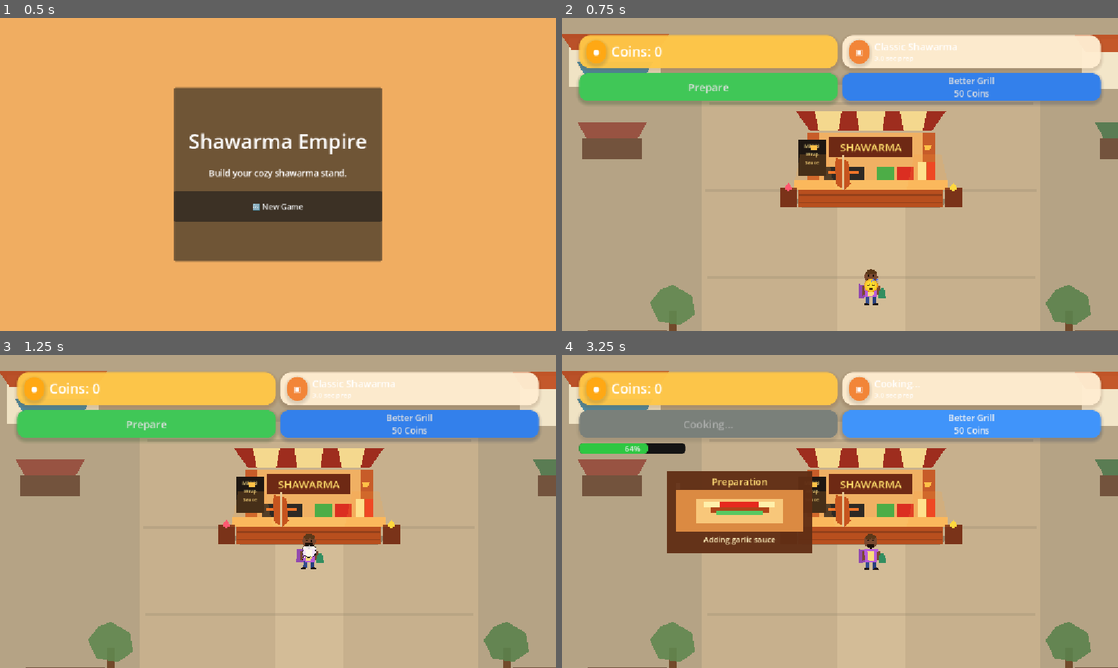
Above: before the commit, frames 1-4 (two rows, left to right).
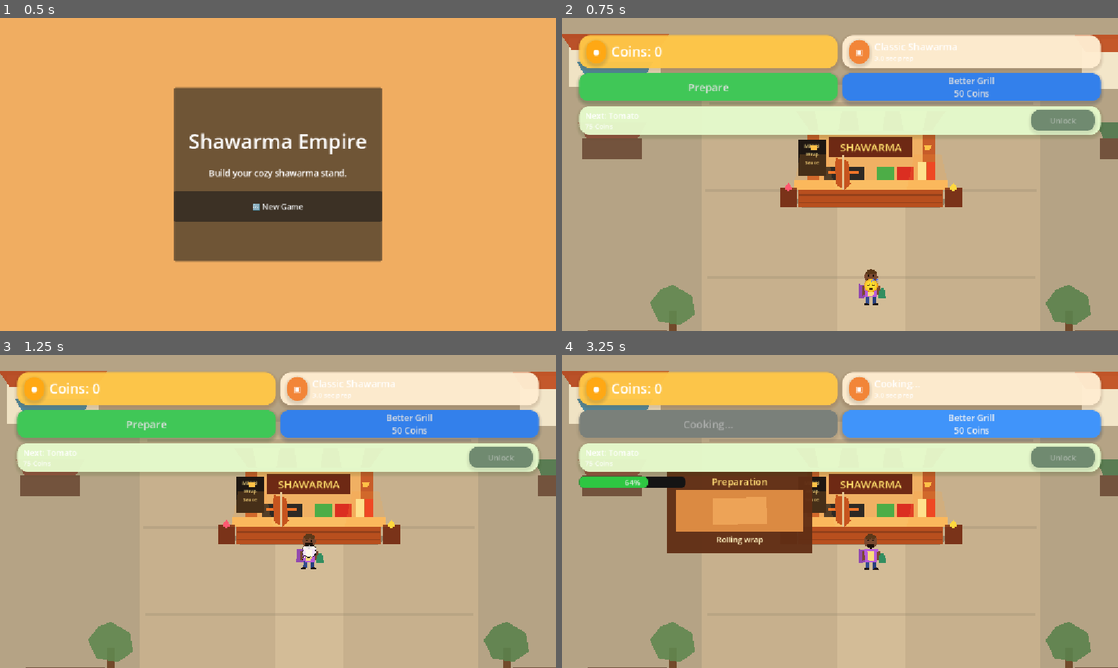
Above: after the commit, the same moments.

Repository: pyto159/ShawarmaEmpire
Game: Godot game, scene res://Scenes/MainMenu.tscn
Two runs of this game, one before a commit and one after it. Both use one fixed random seed, a clock stepped at 60 frames per second and the inputs below.
Inputs:
- Up to frame 1 (0.5 s): no input
- Up to frame 2 (0.75 s): click "🆕 New Game" at 0.5 s
- Up to frame 3 (1.25 s): no input
- Up to frame 4 (3.25 s): click "Prepare" at 1.25 s; click "Better Grill 50 Coins" at 2 s; click "Better Grill 50 Coins" at 2.75 s

Frame 1 is identical in both runs. In frame 2, 9.0% of the frame differs, in the area x 3-97%, y 28-39%; in frame 3, 9.0%; in frame 4, 11%, in the area x 3-97%, y 28-61%.
Error in both runs: Cannot call method 'add_theme_stylebox_override' on a null value. (res://Scenes/MainMenu.gd:23)

Commit message:
Add ingredient progression unlocks

Diff:
--- a/shawarma-empire/Managers/GameManager.gd
+++ b/shawarma-empire/Managers/GameManager.gd
@@ -15,11 +15,6 @@
 const SAVE_KEY_UNLOCKED_INGREDIENTS: String = "unlocked_ingredients"
 const SAVE_KEY_GAME_VERSION: String = "game_version"
 const GAME_VERSION: String = "0.8.0"
-const DEFAULT_UNLOCKED_RECIPE_PATHS: Array[String] = [
-	"res://Resources/Recipes/ClassicShawarma.tres",
-	"res://Resources/Recipes/SpicyShawarma.tres",
-	"res://Resources/Recipes/CheeseShawarma.tres",
-]
 const GRILL_LEVEL_DATA: Dictionary = {
 	1: {"display_name": "Basic Grill", "cost": 0, "cooking_speed_multiplier": 1.0},
 	2: {"display_name": "Better Grill", "cost": 50, "cooking_speed_multiplier": 0.90},
@@ -32,15 +27,12 @@
 var purchased_upgrade_ids: Array[StringName] = []
 var grill_level: int = DEFAULT_GRILL_LEVEL
 var cooking_speed_multiplier: float = DEFAULT_COOKING_SPEED_MULTIPLIER
-var unlocked_recipe_paths: Array[String] = DEFAULT_UNLOCKED_RECIPE_PATHS.duplicate()
-var unlocked_ingredient_ids: Array[String] = []
 
 
 func initialize_new_game() -> void:
 	set_currency(STARTING_COINS, STARTING_GEMS)
 	purchased_upgrade_ids.clear()
-	unlocked_recipe_paths = DEFAULT_UNLOCKED_RECIPE_PATHS.duplicate()
-	unlocked_ingredient_ids.clear()
+	IngredientManager.reset_to_defaults()
 	set_grill_level(DEFAULT_GRILL_LEVEL)
 	recipes_changed.emit()
 
@@ -139,8 +131,8 @@
 		"gems": gems,
 		SAVE_KEY_GRILL_LEVEL: grill_level,
 		SAVE_KEY_PURCHASED_UPGRADES: _get_purchased_upgrade_save_ids(),
-		SAVE_KEY_UNLOCKED_RECIPES: unlocked_recipe_paths.duplicate(),
-		SAVE_KEY_UNLOCKED_INGREDIENTS: unlocked_ingredient_ids.duplicate(),
+		SAVE_KEY_UNLOCKED_RECIPES: _get_available_recipe_save_paths(),
+		SAVE_KEY_UNLOCKED_INGREDIENTS: IngredientManager.get_unlocked_ingredient_ids(),
 		SAVE_KEY_GAME_VERSION: GAME_VERSION,
 	}
 
@@ -150,8 +142,7 @@
 	var saved_gems: int = int(save_data.get("gems", STARTING_GEMS))
 	set_currency(saved_coins, saved_gems)
 	_apply_purchased_upgrade_save_ids(save_data.get(SAVE_KEY_PURCHASED_UPGRADES, []))
-	_apply_unlocked_recipe_paths(save_data.get(SAVE_KEY_UNLOCKED_RECIPES, DEFAULT_UNLOCKED_RECIPE_PATHS))
-	_apply_unlocked_ingredient_ids(save_data.get(SAVE_KEY_UNLOCKED_INGREDIENTS, []))
+	IngredientManager.apply_unlocked_ingredient_ids(save_data.get(SAVE_KEY_UNLOCKED_INGREDIENTS, []))
 	_apply_grill_level_save_data(save_data)
 
 
@@ -197,50 +188,20 @@
 	return GRILL_LEVEL_DATA.get(clampi(level, DEFAULT_GRILL_LEVEL, MAX_GRILL_LEVEL), {})
 
 
-func unlock_recipe(recipe_path: String) -> bool:
-	if recipe_path.is_empty() or unlocked_recipe_paths.has(recipe_path):
-		return false
-
-	unlocked_recipe_paths.append(recipe_path)
-	recipes_changed.emit()
-	SaveManager.queue_save_game()
-	return true
+func unlock_recipe(_recipe_path: String) -> bool:
+	return false
 
 
 func get_unlocked_recipes() -> Array[Recipe]:
-	var recipes: Array[Recipe] = []
-	for recipe_path: String in unlocked_recipe_paths:
-		var recipe: Resource = load(recipe_path)
-		if recipe is Recipe:
-			recipes.append(recipe as Recipe)
-
-	return recipes
-
-
-func _apply_unlocked_recipe_paths(saved_recipe_paths: Variant) -> void:
-	unlocked_recipe_paths.clear()
-	if saved_recipe_paths is Array:
-		for saved_recipe_path: Variant in saved_recipe_paths:
-			var recipe_path: String = str(saved_recipe_path)
-			if recipe_path.is_empty() or unlocked_recipe_paths.has(recipe_path):
-				continue
-
-			unlocked_recipe_paths.append(recipe_path)
-
-	if unlocked_recipe_paths.is_empty():
-		unlocked_recipe_paths = DEFAULT_UNLOCKED_RECIPE_PATHS.duplicate()
-
-	recipes_changed.emit()
-
-
-func _apply_unlocked_ingredient_ids(saved_ingredient_ids: Variant) -> void:
-	unlocked_ingredient_ids.clear()
-	if not saved_ingredient_ids is Array:
-		return
-
-	for saved_ingredient_id: Variant in saved_ingredient_ids:
-		var ingredient_id: String = str(saved_ingredient_id)
-		if ingredient_id.is_empty() or unlocked_ingredient_ids.has(ingredient_id):
+	return IngredientManager.get_available_recipes()
+
+
+func _get_available_recipe_save_paths() -> Array[String]:
+	var recipe_paths: Array[String] = []
+	for recipe: Recipe in get_unlocked_recipes():
+		if recipe.resource_path.is_empty():
 			continue
 
-		unlocked_ingredient_ids.append(ingredient_id)
+		recipe_paths.append(recipe.resource_path)
+
+	return recipe_paths
--- /dev/null
+++ b/shawarma-empire/Managers/IngredientManager.gd
@@ -0,0 +1,138 @@
+extends Node
+
+signal ingredient_unlocked(ingredient_id: String)
+signal ingredients_changed
+
+const INGREDIENT_ID_LAVASH: String = "lavash"
+const INGREDIENT_ID_CHICKEN: String = "chicken"
+const INGREDIENT_ID_GARLIC_SAUCE: String = "garlic_sauce"
+const INGREDIENT_ID_TOMATO: String = "tomato"
+const INGREDIENT_ID_CUCUMBER: String = "cucumber"
+const INGREDIENT_ID_JALAPENO: String = "jalapeno"
+const INGREDIENT_ID_SPICY_SAUCE: String = "spicy_sauce"
+const INGREDIENT_ID_CHEESE: String = "cheese"
+const CLASSIC_SHAWARMA_PATH: String = "res://Resources/Recipes/ClassicShawarma.tres"
+const SPICY_SHAWARMA_PATH: String = "res://Resources/Recipes/SpicyShawarma.tres"
+const CHEESE_SHAWARMA_PATH: String = "res://Resources/Recipes/CheeseShawarma.tres"
+const DEFAULT_UNLOCKED_INGREDIENT_IDS: Array[String] = [
+	INGREDIENT_ID_LAVASH,
+	INGREDIENT_ID_CHICKEN,
+	INGREDIENT_ID_GARLIC_SAUCE,
+]
+const INGREDIENT_DEFINITIONS: Dictionary = {
+	INGREDIENT_ID_LAVASH: {"display_name": "Lavash", "cost": 0},
+	INGREDIENT_ID_CHICKEN: {"display_name": "Chicken", "cost": 0},
+	INGREDIENT_ID_GARLIC_SAUCE: {"display_name": "Garlic Sauce", "cost": 0},
+	INGREDIENT_ID_TOMATO: {"display_name": "Tomato", "cost": 75},
+	INGREDIENT_ID_CUCUMBER: {"display_name": "Cucumber", "cost": 100},
+	INGREDIENT_ID_JALAPENO: {"display_name": "Jalapeño", "cost": 150},
+	INGREDIENT_ID_SPICY_SAUCE: {"display_name": "Spicy Sauce", "cost": 200},
+	INGREDIENT_ID_CHEESE: {"display_name": "Cheese", "cost": 300},
+}
+const INGREDIENT_UNLOCK_ORDER: Array[String] = [
+	INGREDIENT_ID_TOMATO,
+	INGREDIENT_ID_CUCUMBER,
+	INGREDIENT_ID_JALAPENO,
+	INGREDIENT_ID_SPICY_SAUCE,
+	INGREDIENT_ID_CHEESE,
+]
+const RECIPE_PATHS: Array[String] = [
+	CLASSIC_SHAWARMA_PATH,
+	SPICY_SHAWARMA_PATH,
+	CHEESE_SHAWARMA_PATH,
+]
+
+var unlocked_ingredient_ids: Array[String] = DEFAULT_UNLOCKED_INGREDIENT_IDS.duplicate()
+
+
+func reset_to_defaults() -> void:
+	unlocked_ingredient_ids = DEFAULT_UNLOCKED_INGREDIENT_IDS.duplicate()
+	ingredients_changed.emit()
+
+
+func is_unlocked(ingredient_id: String) -> bool:
+	return unlocked_ingredient_ids.has(ingredient_id)
+
+
+func can_unlock(ingredient_id: String) -> bool:
+	return _has_ingredient_definition(ingredient_id) and not is_unlocked(ingredient_id) and GameManager.coins >= get_unlock_cost(ingredient_id)
+
+
+func unlock_ingredient(ingredient_id: String) -> bool:
+	if not can_unlock(ingredient_id):
+		return false
+
+	if not GameManager.spend_coins(get_unlock_cost(ingredient_id)):
+		return false
+
+	unlocked_ingredient_ids.append(ingredient_id)
+	ingredient_unlocked.emit(ingredient_id)
+	ingredients_changed.emit()
+	GameManager.recipes_changed.emit()
+	SaveManager.queue_save_game()
+	return true
+
+
+func apply_unlocked_ingredient_ids(saved_ingredient_ids: Variant) -> void:
+	unlocked_ingredient_ids.clear()
+	for default_ingredient_id: String in DEFAULT_UNLOCKED_INGREDIENT_IDS:
+		unlocked_ingredient_ids.append(default_ingredient_id)
+
+	if saved_ingredient_ids is Array:
+		for saved_ingredient_id: Variant in saved_ingredient_ids:
+			var ingredient_id: String = str(saved_ingredient_id)
+			if not _has_ingredient_definition(ingredient_id) or unlocked_ingredient_ids.has(ingredient_id):
+				continue
+
+			unlocked_ingredient_ids.append(ingredient_id)
+
+	ingredients_changed.emit()
+	GameManager.recipes_changed.emit()
+
+
+func get_unlocked_ingredient_ids() -> Array[String]:
+	return unlocked_ingredient_ids.duplicate()
+
+
+func get_next_locked_ingredient_id() -> String:
+	for ingredient_id: String in INGREDIENT_UNLOCK_ORDER:
+		if not is_unlocked(ingredient_id):
+			return ingredient_id
+
+	return ""
+
+
+func get_display_name(ingredient_id: String) -> String:
+	var ingredient_data: Dictionary = _get_ingredient_data(ingredient_id)
+	return str(ingredient_data.get("display_name", ingredient_id.capitalize()))
+
+
+func get_unlock_cost(ingredient_id: String) -> int:
+	var ingredient_data: Dictionary = _get_ingredient_data(ingredient_id)
+	return int(ingredient_data.get("cost", 0))
+
+
+func get_available_recipes() -> Array[Recipe]:
+	var available_recipes: Array[Recipe] = []
+	for recipe_path: String in RECIPE_PATHS:
+		var recipe: Resource = load(recipe_path)
+		if recipe is Recipe and _is_recipe_available(recipe as Recipe):
+			available_recipes.append(recipe as Recipe)
+
+	return available_recipes
+
+
+func _is_recipe_available(recipe: Recipe) -> bool:
+	for ingredient: Ingredient in recipe.required_ingredients:
+		if ingredient == null or not is_unlocked(ingredient.id):
+			return false
+
+	return true
+
+
+func _has_ingredient_definition(ingredient_id: String) -> bool:
+	return INGREDIENT_DEFINITIONS.has(ingredient_id)
+
+
+func _get_ingredient_data(ingredient_id: String) -> Dictionary:
+	return INGREDIENT_DEFINITIONS.get(ingredient_id, {})
--- a/shawarma-empire/Resources/Ingredients/Cheese.tres
+++ b/shawarma-empire/Resources/Ingredients/Cheese.tres
@@ -4,5 +4,6 @@
 
 [resource]
 script = ExtResource("1_ingredient")
+id = "cheese"
 display_name = "Cheese"
 unlock_level = 1
--- a/shawarma-empire/Resources/Ingredients/Chicken.tres
+++ b/shawarma-empire/Resources/Ingredients/Chicken.tres
@@ -4,5 +4,6 @@
 
 [resource]
 script = ExtResource("1_ingredient")
+id = "chicken"
 display_name = "Chicken"
 unlock_level = 1
--- a/shawarma-empire/Resources/Ingredients/Cucumber.tres
+++ b/shawarma-empire/Resources/Ingredients/Cucumber.tres
@@ -4,5 +4,6 @@
 
 [resource]
 script = ExtResource("1_ingredient")
+id = "cucumber"
 display_name = "Cucumber"
 unlock_level = 1
--- a/shawarma-empire/Resources/Ingredients/GarlicSauce.tres
+++ b/shawarma-empire/Resources/Ingredients/GarlicSauce.tres
@@ -4,5 +4,6 @@
 
 [resource]
 script = ExtResource("1_ingredient")
+id = "garlic_sauce"
 display_name = "Garlic Sauce"
 unlock_level = 1
--- a/shawarma-empire/Resources/Ingredients/Jalapeno.tres
+++ b/shawarma-empire/Resources/Ingredients/Jalapeno.tres
@@ -4,5 +4,6 @@
 
 [resource]
 script = ExtResource("1_ingredient")
+id = "jalapeno"
 display_name = "Jalapeño"
 unlock_level = 1
--- a/shawarma-empire/Resources/Ingredients/Lavash.tres
+++ b/shawarma-empire/Resources/Ingredients/Lavash.tres
@@ -4,5 +4,6 @@
 
 [resource]
 script = ExtResource("1_ingredient")
+id = "lavash"
 display_name = "Lavash"
 unlock_level = 1
--- a/shawarma-empire/Resources/Ingredients/SpicySauce.tres
+++ b/shawarma-empire/Resources/Ingredients/SpicySauce.tres
@@ -4,5 +4,6 @@
 
 [resource]
 script = ExtResource("1_ingredient")
+id = "spicy_sauce"
 display_name = "Spicy Sauce"
 unlock_level = 1
--- a/shawarma-empire/Resources/Ingredients/Tomato.tres
+++ b/shawarma-empire/Resources/Ingredients/Tomato.tres
@@ -4,5 +4,6 @@
 
 [resource]
 script = ExtResource("1_ingredient")
+id = "tomato"
 display_name = "Tomato"
 unlock_level = 1
--- a/shawarma-empire/Resources/Recipes/ClassicShawarma.tres
+++ b/shawarma-empire/Resources/Recipes/ClassicShawarma.tres
@@ -1,15 +1,13 @@
-[gd_resource type="Resource" script_class="Recipe" load_steps=7 format=3]
+[gd_resource type="Resource" script_class="Recipe" load_steps=5 format=3]
 
 [ext_resource type="Script" path="res://Scripts/Recipes/Recipe.gd" id="1_recipe"]
 [ext_resource type="Resource" path="res://Resources/Ingredients/Lavash.tres" id="2_lavash"]
 [ext_resource type="Resource" path="res://Resources/Ingredients/Chicken.tres" id="3_chicken"]
-[ext_resource type="Resource" path="res://Resources/Ingredients/Tomato.tres" id="4_tomato"]
-[ext_resource type="Resource" path="res://Resources/Ingredients/Cucumber.tres" id="5_cucumber"]
-[ext_resource type="Resource" path="res://Resources/Ingredients/GarlicSauce.tres" id="6_garlic_sauce"]
+[ext_resource type="Resource" path="res://Resources/Ingredients/GarlicSauce.tres" id="4_garlic_sauce"]
 
 [resource]
 script = ExtResource("1_recipe")
 display_name = "Classic Shawarma"
 base_price = 15
 preparation_time = 3.0
-required_ingredients = Array[Resource]([ExtResource("2_lavash"), ExtResource("3_chicken"), ExtResource("4_tomato"), ExtResource("5_cucumber"), ExtResource("6_garlic_sauce")])
+required_ingredients = Array[Resource]([ExtResource("2_lavash"), ExtResource("3_chicken"), ExtResource("4_garlic_sauce")])
--- a/shawarma-empire/Scenes/UI/GameHUD.tscn
+++ b/shawarma-empire/Scenes/UI/GameHUD.tscn
@@ -11,7 +11,7 @@
 offset_left = 18.0
 offset_top = 18.0
 offset_right = -18.0
-offset_bottom = 176.0
+offset_bottom = 246.0
 script = ExtResource("1_game_hud")
 
 [node name="Content" type="VBoxContainer" parent="."]
@@ -135,6 +135,48 @@
 size_flags_horizontal = 3
 text = "Better Grill\n50 Coins"
 
+[node name="IngredientPanel" type="PanelContainer" parent="Content"]
+mouse_filter = 2
+unique_name_in_owner = true
+custom_minimum_size = Vector2(0, 58)
+layout_mode = 2
+
+[node name="IngredientMargin" type="MarginContainer" parent="Content/IngredientPanel"]
+mouse_filter = 2
+layout_mode = 2
+theme_override_constants/margin_left = 12
+theme_override_constants/margin_top = 8
+theme_override_constants/margin_right = 12
+theme_override_constants/margin_bottom = 8
+
+[node name="IngredientRow" type="HBoxContainer" parent="Content/IngredientPanel/IngredientMargin"]
+layout_mode = 2
+theme_override_constants/separation = 10
+
+[node name="IngredientText" type="VBoxContainer" parent="Content/IngredientPanel/IngredientMargin/IngredientRow"]
+mouse_filter = 2
+layout_mode = 2
+size_flags_horizontal = 3
+theme_override_constants/separation = 0
+
+[node name="IngredientLabel" type="Label" parent="Content/IngredientPanel/IngredientMargin/IngredientRow/IngredientText"]
+mouse_filter = 2
+unique_name_in_owner = true
+layout_mode = 2
+text = "Next Ingredient"
+
+[node name="IngredientCostLabel" type="Label" parent="Content/IngredientPanel/IngredientMargin/IngredientRow/IngredientText"]
+mouse_filter = 2
+unique_name_in_owner = true
+layout_mode = 2
+text = "75 Coins"
+
+[node name="IngredientUnlockButton" type="Button" parent="Content/IngredientPanel/IngredientMargin/IngredientRow"]
+unique_name_in_owner = true
+custom_minimum_size = Vector2(132, 42)
+layout_mode = 2
+text = "Unlock"
+
 [node name="CookingProgressBar" parent="Content" instance=ExtResource("2_cooking_progress_bar")]
 unique_name_in_owner = true
 layout_mode = 2
--- a/shawarma-empire/Scripts/Recipes/Ingredient.gd
+++ b/shawarma-empire/Scripts/Recipes/Ingredient.gd
@@ -3,6 +3,7 @@
 
 const DEFAULT_UNLOCK_LEVEL: int = 1
 
+@export var id: String = ""
 @export var display_name: String = ""
 @export var icon: Texture2D
 @export var unlock_level: int = DEFAULT_UNLOCK_LEVEL
--- a/shawarma-empire/Scripts/UI/GameHUD.gd
+++ b/shawarma-empire/Scripts/UI/GameHUD.gd
@@ -20,6 +20,8 @@
 const BUTTON_PRESSED_SCALE: Vector2 = Vector2(0.97, 0.97)
 const BUTTON_NORMAL_SCALE: Vector2 = Vector2.ONE
 const BUTTON_ANIMATION_SECONDS: float = 0.08
+const ALL_INGREDIENTS_UNLOCKED_TEXT: String = "All ingredients unlocked"
+const NEXT_INGREDIENT_PREFIX: String = "Next: "
 
 @export var cooking_stand_path: NodePath
 @export var active_customer_path: NodePath
@@ -32,6 +34,10 @@
 @onready var order_time_label: Label = %OrderTimeLabel
 @onready var prepare_button: Button = %PrepareButton
 @onready var upgrade_button: Button = %UpgradeButton
+@onready var ingredient_panel: PanelContainer = %IngredientPanel
+@onready var ingredient_label: Label = %IngredientLabel
+@onready var ingredient_cost_label: Label = %IngredientCostLabel
+@onready var ingredient_unlock_button: Button = %IngredientUnlockButton
 @onready var coin_feedback_label: Label = %CoinFeedbackLabel
 @onready var coin_feedback_timer: Timer = %CoinFeedbackTimer
 @onready var cooking_progress_bar: CookingProgressBar = %CookingProgressBar
@@ -47,9 +53,11 @@
 	prepare_button.button_down.connect(_on_prepare_button_down)
 	prepare_button.button_up.connect(_on_prepare_button_up)
 	upgrade_button.pressed.connect(_on_upgrade_button_pressed)
+	ingredient_unlock_button.pressed.connect(_on_ingredient_unlock_button_pressed)
 	coin_feedback_timer.timeout.connect(_on_coin_feedback_timer_timeout)
 	GameManager.currency_changed.connect(_on_currency_changed)
 	GameManager.upgrades_changed.connect(_on_upgrades_changed)
+	IngredientManager.ingredients_changed.connect(_on_ingredients_changed)
 	_resolve_configured_nodes()
 	_connect_cooking_stand_signals()
 	cooking_progress_bar.set_cooking_stand(_cooking_stand)
@@ -63,6 +71,8 @@
 		GameManager.currency_changed.disconnect(_on_currency_changed)
 	if GameManager.upgrades_changed.is_connected(_on_upgrades_changed):
 		GameManager.upgrades_changed.disconnect(_on_upgrades_changed)
+	if IngredientManager.ingredients_changed.is_connected(_on_ingredients_changed):
+		IngredientManager.ingredients_changed.disconnect(_on_ingredients_changed)
 
 
 func set_active_customer(customer: Customer) -> void:
@@ -96,11 +106,19 @@
 	upgrade_button.add_theme_stylebox_override("hover", _create_button_style(Color(0.25, 0.58, 0.98, 1.0), Color(0.04, 0.12, 0.28, 0.22)))
 	upgrade_button.add_theme_stylebox_override("pressed", _create_button_style(Color(0.13, 0.36, 0.72, 1.0), Color(0.02, 0.07, 0.18, 0.16)))
 	upgrade_button.add_theme_stylebox_override("disabled", _create_button_style(Color(0.36, 0.46, 0.58, 1.0), Color(0.08, 0.10, 0.12, 0.10)))
+	ingredient_panel.add_theme_stylebox_override("panel", _create_panel_style(Color(0.90, 0.98, 0.80, 0.96), Color(0.15, 0.28, 0.06, 0.16)))
+	ingredient_unlock_button.add_theme_stylebox_override("normal", _create_button_style(Color(0.22, 0.68, 0.38, 1.0), Color(0.04, 0.16, 0.08, 0.22)))
+	ingredient_unlock_button.add_theme_stylebox_override("hover", _create_button_style(Color(0.28, 0.76, 0.44, 1.0), Color(0.04, 0.16, 0.08, 0.22)))
+	ingredient_unlock_button.add_theme_stylebox_override("pressed", _create_button_style(Color(0.16, 0.50, 0.28, 1.0), Color(0.02, 0.08, 0.04, 0.16)))
+	ingredient_unlock_button.add_theme_stylebox_override("disabled", _create_button_style(Color(0.44, 0.54, 0.44, 1.0), Color(0.08, 0.10, 0.08, 0.10)))
 	coins_label.add_theme_font_size_override("font_size", 28)
 	order_label.add_theme_font_size_override("font_size", 20)
 	order_time_label.add_theme_font_size_override("font_size", 14)
 	prepare_button.add_theme_font_size_override("font_size", 22)
 	upgrade_button.add_theme_font_size_override("font_size", 18)
+	ingredient_label.add_theme_font_size_override("font_size", 17)
+	ingredient_cost_label.add_theme_font_size_override("font_size", 14)
+	ingredient_unlock_button.add_theme_font_size_override("font_size", 16)
 
 
 func _create_panel_style(color: Color, shadow_color: Color) -> StyleBoxFlat:
@@ -192,6 +210,7 @@
 	prepare_button.disabled = not _can_prepare_order()
 	upgrade_button.text = _get_upgrade_button_text()
 	upgrade_button.disabled = GameManager.is_max_grill_level()
+	_update_ingredient_unlock_display()
 
 
 func show_coin_feedback(amount: int) -> void:
@@ -206,6 +225,21 @@
 	return GameManager.get_next_grill_button_text().replace(" - ", "\n")
 
 
+func _update_ingredient_unlock_display() -> void:
+	var ingredient_id: String = IngredientManager.get_next_locked_ingredient_id()
+	if ingredient_id.is_empty():
+		ingredient_label.text = ALL_INGREDIENTS_UNLOCKED_TEXT
+		ingredient_cost_label.text = ""
+		ingredient_unlock_button.disabled = true
+		ingredient_unlock_button.text = "Done"
+		return
+
+	ingredient_label.text = NEXT_INGREDIENT_PREFIX + IngredientManager.get_display_name(ingredient_id)
+	ingredient_cost_label.text = str(IngredientManager.get_unlock_cost(ingredient_id)) + " Coins"
+	ingredient_unlock_button.disabled = not IngredientManager.can_unlock(ingredient_id)
+	ingredient_unlock_button.text = "Unlock"
+
+
 func _get_order_text() -> String:
 	if _cooking_stand != null and _cooking_stand.is_cooking():
 		return COOKING_ORDER_TEXT
@@ -255,6 +289,14 @@
 		return
 
 	if _cooking_stand.start_cooking():
+		_update_display()
+
+
+func _on_ingredient_unlock_button_pressed() -> void:
+	AudioManager.play_button()
+	var ingredient_id: String = IngredientManager.get_next_locked_ingredient_id()
+	if IngredientManager.unlock_ingredient(ingredient_id):
+		AudioManager.play_upgrade()
 		_update_display()
 
 
@@ -285,5 +327,9 @@
 	_update_display()
 
 
+func _on_ingredients_changed() -> void:
+	_update_display()
+
+
 func _on_coin_feedback_timer_timeout() -> void:
 	coin_feedback_label.visible = false
--- a/shawarma-empire/project.godot
+++ b/shawarma-empire/project.godot
@@ -18,6 +18,7 @@
 [autoload]
 
 GameManager="*res://Managers/GameManager.gd"
+IngredientManager="*res://Managers/IngredientManager.gd"
 SaveManager="*res://Managers/SaveManager.gd"
 SceneManager="*res://Managers/SceneManager.gd"
 AudioManager="*res://Managers/AudioManager.tscn"
Not shown, changed: Docs/GAME_DESIGN.md
Not shown, changed: Docs/TECHNICAL.md
